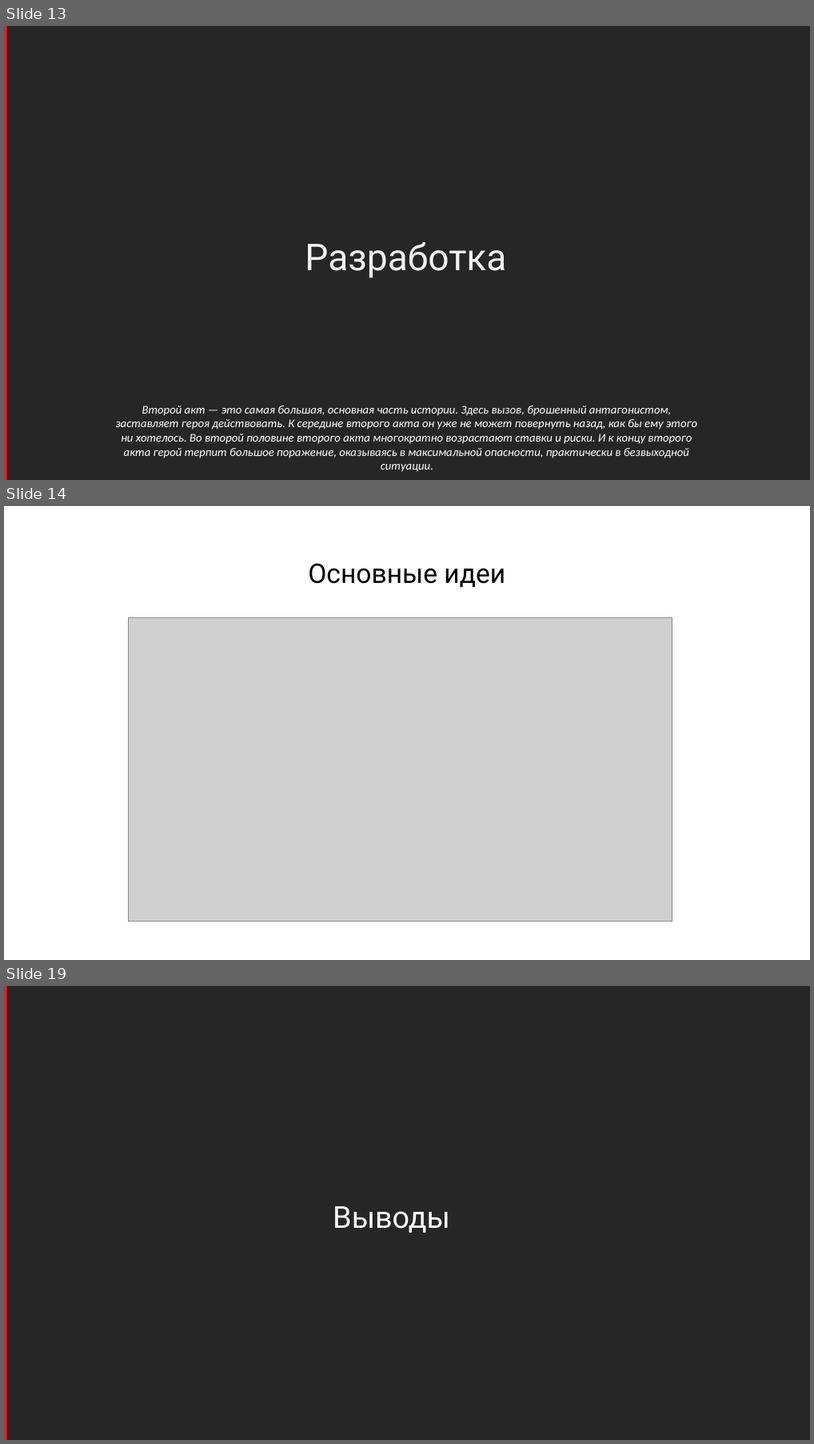
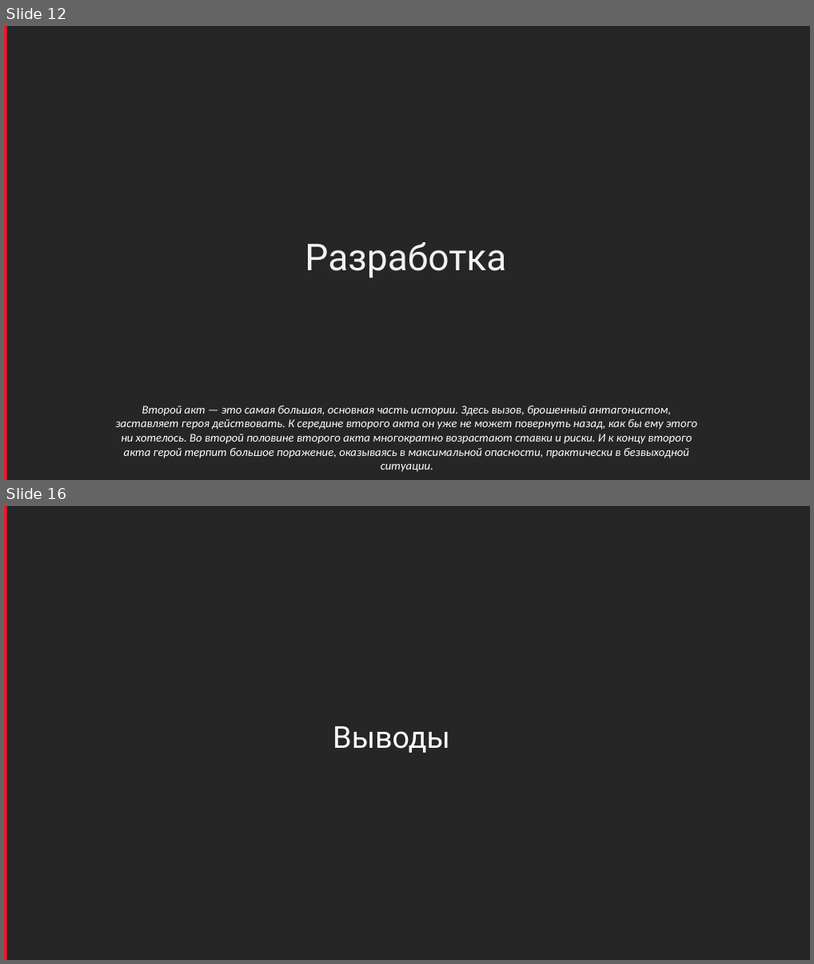
Before and after one commit to sidristij/dotnext-online-2021, a slide deck: 00-dotnext-threadpool.pptx. Shown one above the other, each under a label of ours: slides 13, 14 and 19 before the commit, slides 12 and 16 after it; the slides between them are not shown. The pictures are 814x1444 and 814x964 pixels, drawn with LibreOffice and Linux fonts; fonts in the diff are those of the drawing; grey boxes stand for pictures; background and template pictures are left out. Boxes give left, top, right and bottom in pixels: in the first picture for what was removed or moved away, otherwise in the second. Text is boxed around its words. In the diff, an @@ line names an element or a change of style, - is before the commit and + after.

```diff
--- a/00-dotnext-threadpool.pptx
+++ b/00-dotnext-threadpool.pptx
@@ slide 14 removed at (x1=4, y1=506, x2=810, y2=960), background #FFFFFF @@
@@ rectangle removed at (x1=4, y1=506, x2=810, y2=960) @@
@@ rectangle removed at (x1=808, y1=506, x2=810, y2=960) @@
@@ text removed at (x1=308, y1=563, x2=506, y2=588) @@
-Основные идеи
@@ picture removed at (x1=129, y1=618, x2=673, y2=922) @@
@@ what was slide 13 is now slide 12 @@
@@ what was slide 19 is now slide 16 @@
```
Also in this commit, not shown: 10 slides changed, 1 slide added, 3 other slides removed, 1 other file.
